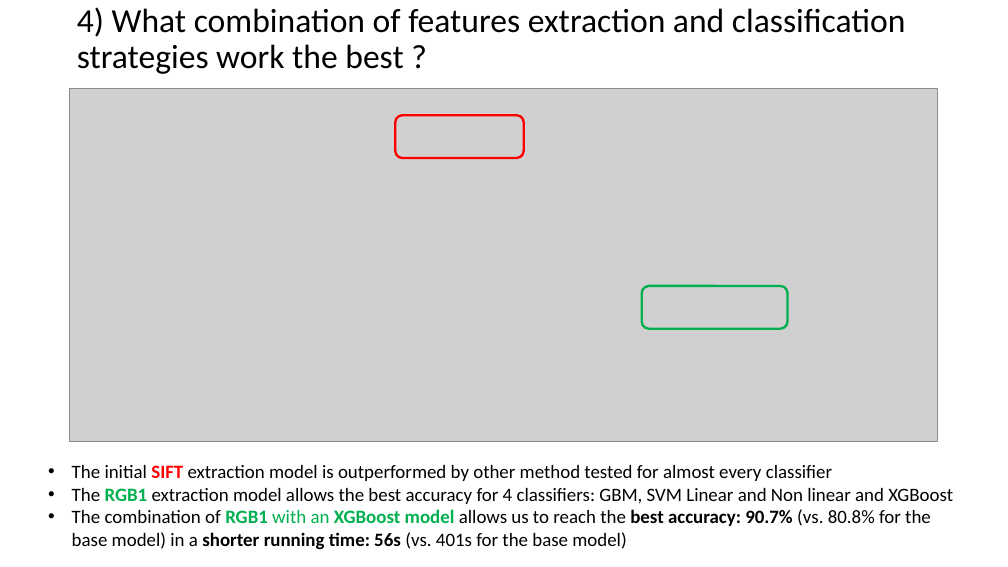
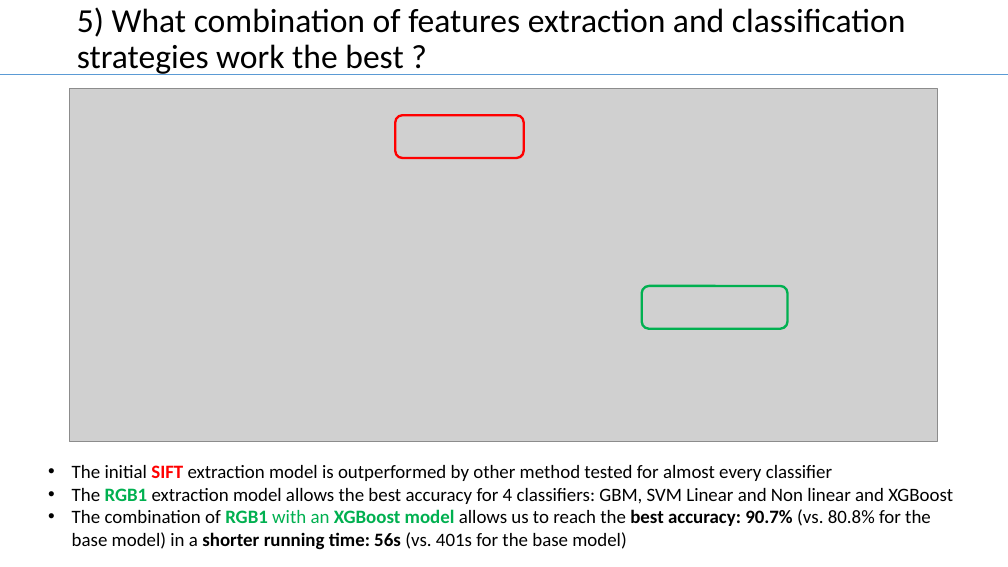
Before and after one commit to TZstatsADS/Fall2017-project3-grp7, a slide deck: slide 6 of doc/team7_presentation.pptx. Drawn at 1008x567 pixels with LibreOffice and Linux fonts; fonts in the diff are those of the drawing; grey boxes stand for pictures. Boxes give left, top, right and bottom in pixels: in the first picture for what was removed or moved away, otherwise in the second. Text is boxed around its words. In the diff, an @@ line names an element or a change of style, - is before the commit and + after.

```diff
--- a/doc/team7_presentation.pptx
+++ b/doc/team7_presentation.pptx
@@ title at <box>77,7,906,75</box>: text changed @@
-4) What combination of features extraction and classification strategies work the best ?
+5) What combination of features extraction and classification strategies work the best ?
@@ line added from (0, 74) to (1008, 74), #5B9BD5 0.5 pt @@
```
Also in this commit, not shown: 5 other slides changed.
